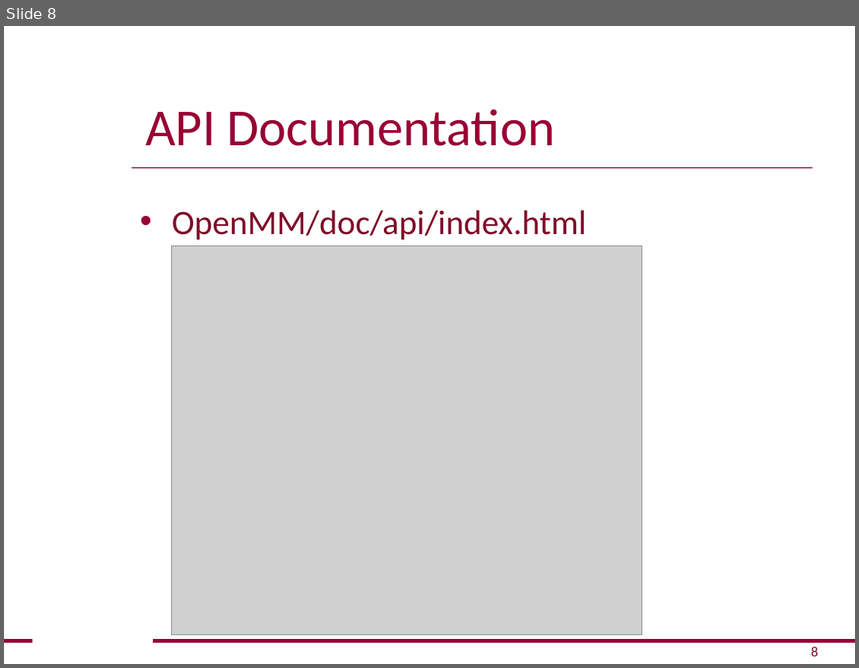
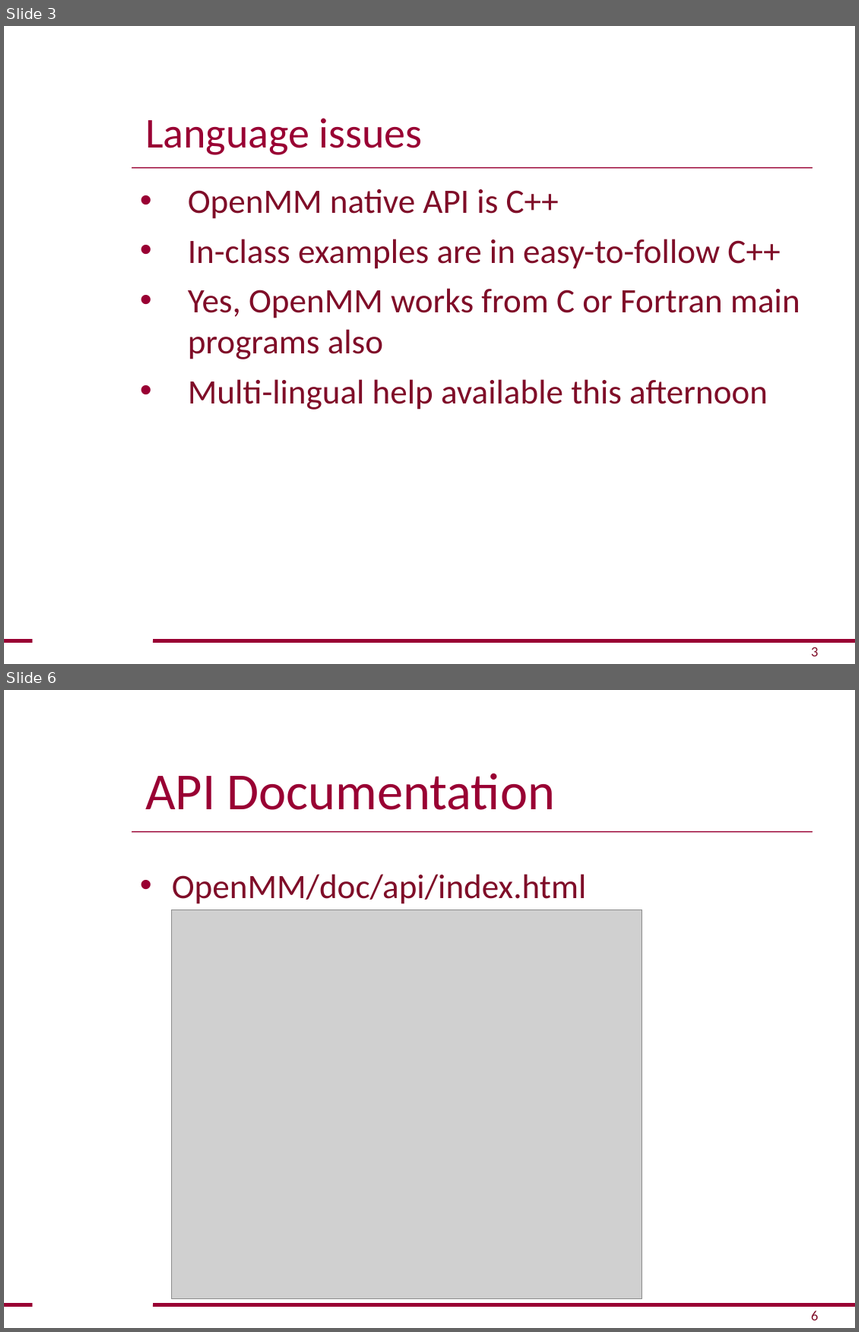
Before and after one commit to openmm/openmm, a slide deck: examples/HelloOpenMM.ppt. Shown one above the other, each under a label of ours: slide 8 before the commit, slides 3 and 6 after it; the slides between them are not shown. The pictures are 859x668 and 859x1332 pixels, drawn with LibreOffice and Linux fonts; fonts in the diff are those of the drawing; grey boxes stand for pictures; background and template pictures are left out. Boxes give left, top, right and bottom in pixels: in the first picture for what was removed or moved away, otherwise in the second. Text is boxed around its words. In the diff, an @@ line names an element or a change of style, - is before the commit and + after.

Commit message:
Polished the slide show for the examples.

```diff
--- a/examples/HelloOpenMM.ppt
+++ b/examples/HelloOpenMM.ppt
@@ slide 3 added at bbox=[4, 26, 855, 664], background #FFFFFF; not listed: 5 template elements that a slide beside it also shows @@
@@ title added at bbox=[145, 118, 423, 155], 36 pt, text #990033 @@
+Language issues
@@ text added at bbox=[188, 189, 800, 410], 29 pt, text #7F0D28 @@
+• OpenMM native API is C++
+• In-class examples are in easy-to-follow C++
+• Yes, OpenMM works from C or Fortran main programs also
+• Multi-lingual help available this afternoon
@@ page number added at bbox=[811, 648, 818, 657], 12 pt, text #7F0D28 @@
+3
@@ what was slide 8 is now slide 6 @@
@@ page number at bbox=[811, 1311, 818, 1321]: text changed @@
-8
+6
```
Also in this commit, not shown: 9 slides changed, 5 other slides added, 2 slides removed.
